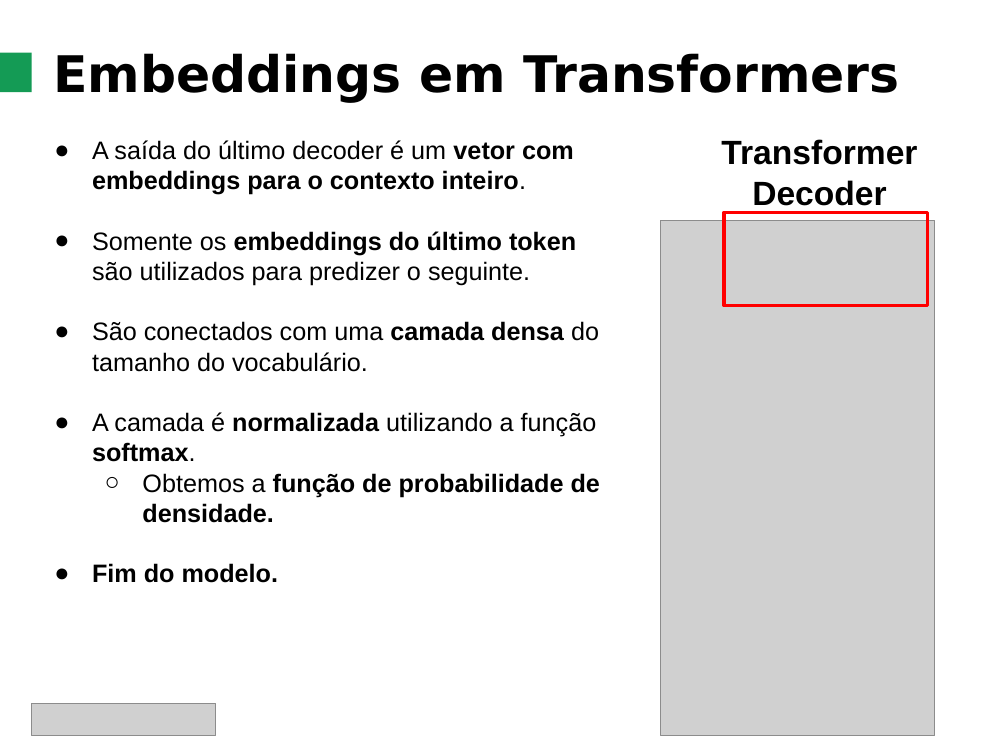
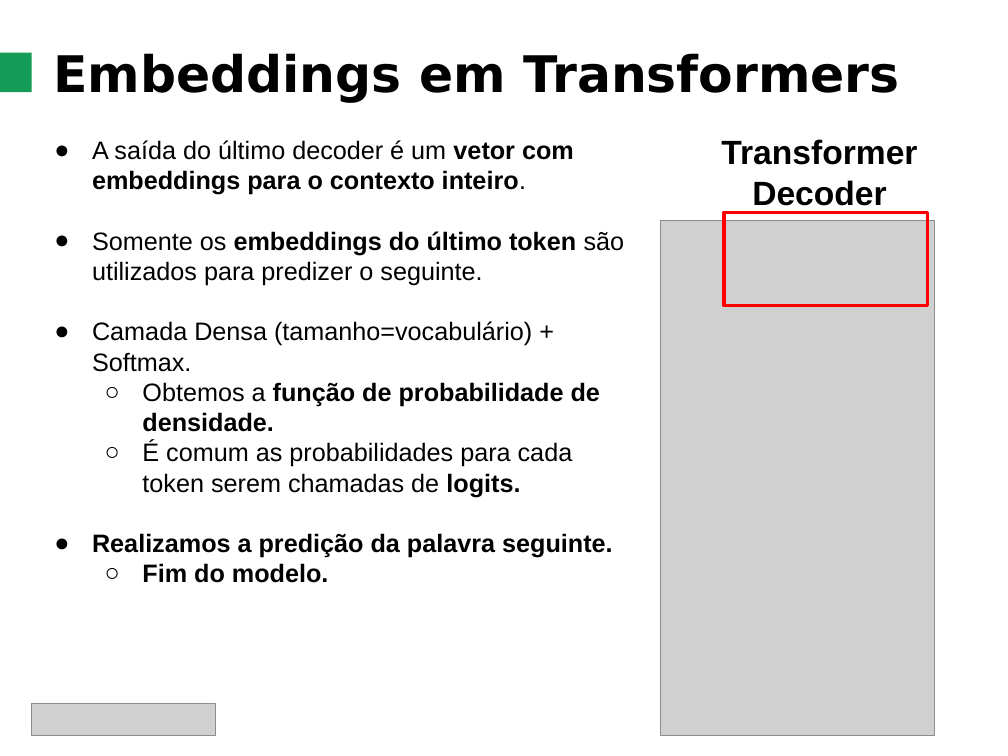
Before and after one commit to ThiagoBrandenburg/Aulas-gen-ai, a slide deck: slide 52 of Slides/P3 - Transformers.pptx (slide 47 before the commit). Drawn at 1008x756 pixels with LibreOffice and Linux fonts; fonts in the diff are those of the drawing; grey boxes stand for pictures. Boxes give left, top, right and bottom in pixels: in the first picture for what was removed or moved away, otherwise in the second. Text is boxed around its words. In the diff, an @@ line names an element or a change of style, - is before the commit and + after.

Commit message:
Conteúdo aula 3
Conteúdo para a aula 3 de transformers

```diff
--- a/Slides/P3 - Transformers.pptx
+++ b/Slides/P3 - Transformers.pptx
@@ text at (x1=92, y1=321, x2=532, y2=372): text changed @@
-● São conectados com uma camada densa do tamanho do vocabulário.
-● A camada é normalizada utilizando a função softmax.
+● Camada Densa (tamanho=vocabulário) + Softmax.
@@ text at (x1=92, y1=441, x2=612, y2=558): paragraphs added @@
+  ○ É comum as probabilidades para cada token serem chamadas de logits.
+● Realizamos a predição da palavra seguinte.
@@ text at (x1=142, y1=563, x2=328, y2=583): bullet ● to ○; list level 1 to 2 in "Fim do modelo." @@
```
Also in this commit, not shown: 18 other slides changed, 6 slides added, 1 other file.
